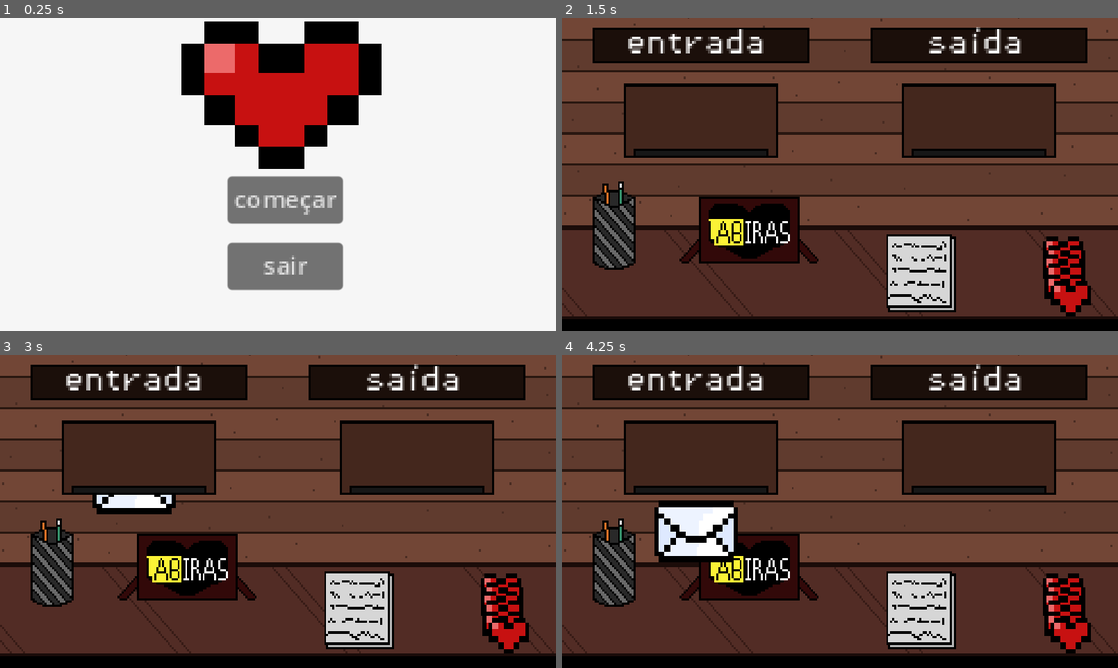
Above: before the commit, frames 1-4 (two rows, left to right).
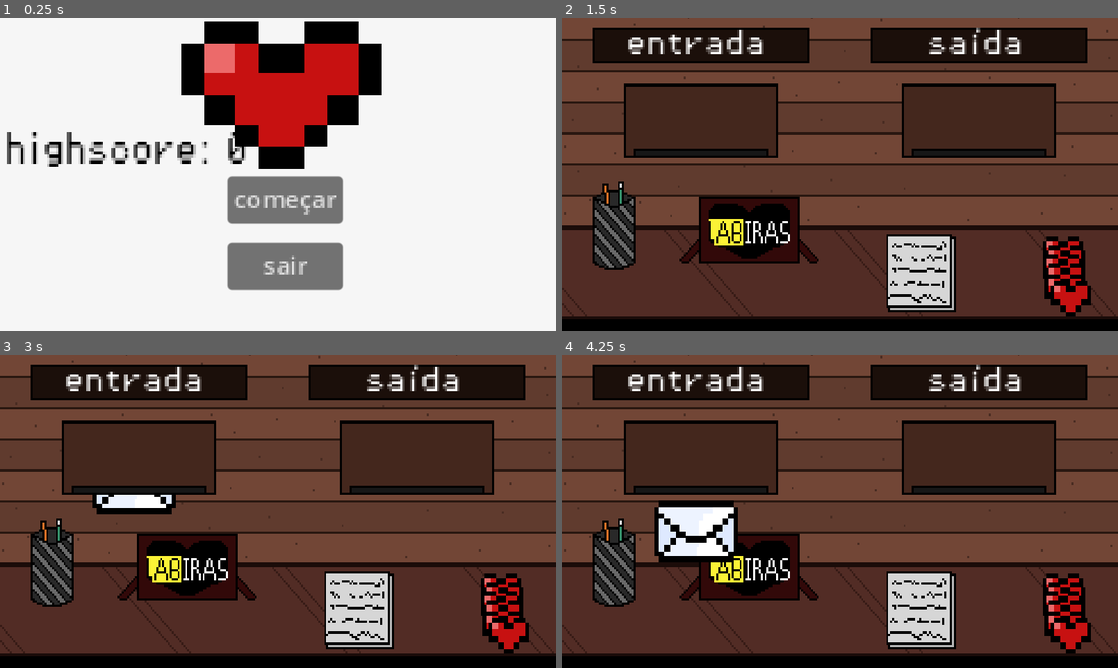
Above: after the commit, the same moments.

Repository: SoaresDavidson/CUPID.inc
Game: Godot game, scene res://scenes/menu.tscn
Same seed, same stepped clock (60 frames per second), same inputs: the game is played once before the commit and once after it.
Inputs:
- Up to frame 1 (0.25 s): no input
- Up to frame 2 (1.5 s): click "começar" at 0.5 s; tap Enter at 1.25 s; hold Up (ui_up) from 1.28 s (still down)
- Up to frame 3 (3 s): tap Space at 2 s; release Up (ui_up) at 2.03 s; hold Down (ui_down) 2.03-2.78 s; tap Enter at 2.75 s; hold Up (ui_up) from 2.78 s (still down)
- Up to frame 4 (4.25 s): keep holding Up (ui_up)

The runs differ from the first frame. In frame 1, 1.7% of the frame differs, in the area x 1-45%, y 36-48%; in frame 2, 0.5%; in frame 3, 0.5%; in frame 4, 0.5%.

Commit message:
resto do jogo

Diff:
--- a/global_vars.gd
+++ b/global_vars.gd
@@ -4,5 +4,6 @@
 var playing:int = 1 #se for 1 o mundo se mexe quando o jogador morre vai ser setado pra 0 dando efeito de que a carta parou de voar
 var pontos:int = 0
 var dia:float = 1 #os dois são float pra fazer divisão racional
-var dificuldade:float = 0 + dia #valor provisorio pegar do papers please
-var meta = 5*dificuldade
+var dificuldade:float = 1 #valor provisorio pegar do papers please
+var meta = 5
+var highscore = 0
--- a/scenes/menu.tscn
+++ b/scenes/menu.tscn
@@ -1,7 +1,8 @@
-[gd_scene load_steps=3 format=3 uid="uid://b4qyxc7ldpnhc"]
+[gd_scene load_steps=4 format=3 uid="uid://b4qyxc7ldpnhc"]
 
 [ext_resource type="Script" path="res://script/menu.gd" id="1_7e1da"]
 [ext_resource type="Texture2D" uid="uid://b75kbulbh2a2t" path="res://assets/interface.png" id="1_165gq"]
+[ext_resource type="FontFile" uid="uid://fenv4xgdmyyy" path="res://placeholders/fonts/PixelOperator8.ttf" id="3_qqr6m"]
 
 [node name="Menu" type="Control"]
 layout_mode = 3
@@ -29,6 +30,18 @@
 offset_bottom = 42.5246
 scale = Vector2(0.5, 0.5)
 
+[node name="Label2" type="Label" parent="."]
+layout_mode = 0
+offset_left = 18.1233
+offset_top = 12.5796
+offset_right = 150.123
+offset_bottom = 35.5796
+scale = Vector2(0.205199, 0.295885)
+theme_override_colors/font_color = Color(0, 0, 0, 1)
+theme_override_fonts/font = ExtResource("3_qqr6m")
+text = "highscore:
+"
+
 [node name="Button" type="Button" parent="."]
 layout_mode = 0
 offset_left = 46.7194
--- a/scenes/pontos.tscn
+++ b/scenes/pontos.tscn
@@ -1,96 +1,19 @@
-[gd_scene load_steps=19 format=3 uid="uid://bxkx6o3igldh"]
+[gd_scene load_steps=8 format=3 uid="uid://bxkx6o3igldh"]
 
-[ext_resource type="Texture2D" uid="uid://bogqs66qltu3m" path="res://assets/coin.png" id="1_0qprb"]
 [ext_resource type="PackedScene" uid="uid://bd5kqqfj6kl1e" path="res://enemys_scenes/enemys_of_love.tscn" id="1_5e2e4"]
 [ext_resource type="Script" path="res://script/pontos.gd" id="2_66627"]
 [ext_resource type="Script" path="res://script/HitBoxComponent.gd" id="3_2jwyp"]
+[ext_resource type="Texture2D" uid="uid://c5auxjadgayr7" path="res://assets/spritecoração.png" id="3_ingnr"]
 
-[sub_resource type="AtlasTexture" id="AtlasTexture_lcyfr"]
-atlas = ExtResource("1_0qprb")
-region = Rect2(0, 0, 16, 16)
+[sub_resource type="AtlasTexture" id="AtlasTexture_m760s"]
+atlas = ExtResource("3_ingnr")
+region = Rect2(0, 0, 21, 17)
 
-[sub_resource type="AtlasTexture" id="AtlasTexture_itxwp"]
-atlas = ExtResource("1_0qprb")
-region = Rect2(16, 0, 16, 16)
-
-[sub_resource type="AtlasTexture" id="AtlasTexture_lgvwq"]
-atlas = ExtResource("1_0qprb")
-region = Rect2(32, 0, 16, 16)
-
-[sub_resource type="AtlasTexture" id="AtlasTexture_vb4a3"]
-atlas = ExtResource("1_0qprb")
-region = Rect2(48, 0, 16, 16)
-
-[sub_resource type="AtlasTexture" id="AtlasTexture_dt02l"]
-atlas = ExtResource("1_0qprb")
-region = Rect2(64, 0, 16, 16)
-
-[sub_resource type="AtlasTexture" id="AtlasTexture_toghn"]
-atlas = ExtResource("1_0qprb")
-region = Rect2(80, 0, 16, 16)
-
-[sub_resource type="AtlasTexture" id="AtlasTexture_4h7ux"]
-atlas = ExtResource("1_0qprb")
-region = Rect2(96, 0, 16, 16)
-
-[sub_resource type="AtlasTexture" id="AtlasTexture_p8lwa"]
-atlas = ExtResource("1_0qprb")
-region = Rect2(112, 0, 16, 16)
-
-[sub_resource type="AtlasTexture" id="AtlasTexture_gv80p"]
-atlas = ExtResource("1_0qprb")
-region = Rect2(128, 0, 16, 16)
-
-[sub_resource type="AtlasTexture" id="AtlasTexture_qqxod"]
-atlas = ExtResource("1_0qprb")
-region = Rect2(144, 0, 16, 16)
-
-[sub_resource type="AtlasTexture" id="AtlasTexture_kpqhn"]
-atlas = ExtResource("1_0qprb")
-region = Rect2(160, 0, 16, 16)
-
-[sub_resource type="AtlasTexture" id="AtlasTexture_w3a4s"]
-atlas = ExtResource("1_0qprb")
-region = Rect2(176, 0, 16, 16)
-
-[sub_resource type="SpriteFrames" id="SpriteFrames_76dwo"]
+[sub_resource type="SpriteFrames" id="SpriteFrames_6kf0i"]
 animations = [{
 "frames": [{
 "duration": 1.0,
-"texture": SubResource("AtlasTexture_lcyfr")
-}, {
-"duration": 1.0,
-"texture": SubResource("AtlasTexture_itxwp")
-}, {
-"duration": 1.0,
-"texture": SubResource("AtlasTexture_lgvwq")
-}, {
-"duration": 1.0,
-"texture": SubResource("AtlasTexture_vb4a3")
-}, {
-"duration": 1.0,
-"texture": SubResource("AtlasTexture_dt02l")
-}, {
-"duration": 1.0,
-"texture": SubResource("AtlasTexture_toghn")
-}, {
-"duration": 1.0,
-"texture": SubResource("AtlasTexture_4h7ux")
-}, {
-"duration": 1.0,
-"texture": SubResource("AtlasTexture_p8lwa")
-}, {
-"duration": 1.0,
-"texture": SubResource("AtlasTexture_gv80p")
-}, {
-"duration": 1.0,
-"texture": SubResource("AtlasTexture_qqxod")
-}, {
-"duration": 1.0,
-"texture": SubResource("AtlasTexture_kpqhn")
-}, {
-"duration": 1.0,
-"texture": SubResource("AtlasTexture_w3a4s")
+"texture": SubResource("AtlasTexture_m760s")
 }],
 "loop": true,
 "name": &"default",
@@ -101,18 +24,18 @@
 radius = 5.0
 
 [node name="Pontos" instance=ExtResource("1_5e2e4")]
-scale = Vector2(3, 3)
+scale = Vector2(2.5, 2.5)
 script = ExtResource("2_66627")
 
 [node name="AnimatedSprite2D" parent="." index="0"]
-sprite_frames = SubResource("SpriteFrames_76dwo")
+sprite_frames = SubResource("SpriteFrames_6kf0i")
 autoplay = "default"
-frame_progress = 0.215262
 
 [node name="MoveComponent" parent="." index="1"]
 velocity = Vector2(-80, 0)
 
 [node name="HitBoxComponent" parent="." index="2"]
+scale = Vector2(2.26223, 1.74161)
 script = ExtResource("3_2jwyp")
 
 [node name="CollisionShape2D" type="CollisionShape2D" parent="HitBoxComponent" index="0"]
--- a/script/background.gd
+++ b/script/background.gd
@@ -17,8 +17,8 @@
 func _process(delta):
 	#A velocidade do cenário é calculada a partir do dia e da dificuldade
 	#nuvens.motion_offset.x -= dificuldade * speed * delta * GlobalVars.playing
-	nuvens.motion_offset.x -=  (GlobalVars.speed_background/2) * dificuldade * delta * GlobalVars.playing
-	predios_longe.motion_offset.x -= (GlobalVars.speed_background/4) * dificuldade * delta * GlobalVars.playing
-	predios_perto.motion_offset.x -= GlobalVars.speed_background * dificuldade * delta * GlobalVars.playing
+	nuvens.motion_offset.x -=  2.5 * (GlobalVars.speed_background/2) * dificuldade * delta * GlobalVars.playing
+	predios_longe.motion_offset.x -= 2.5 * (GlobalVars.speed_background/4) * dificuldade * delta * GlobalVars.playing
+	predios_perto.motion_offset.x -= 2.5 * GlobalVars.speed_background * dificuldade * delta * GlobalVars.playing
 
 	score_label.text = "meta: " + str(GlobalVars.pontos) +"/" + str(GlobalVars.meta)
--- a/script/enemy_generator.gd
+++ b/script/enemy_generator.gd
@@ -18,9 +18,9 @@
 
 func _ready():
 
-	if dificuldade > 3:
+	if dificuldade >= 2:
 		pombo_timer.process_mode = Node.PROCESS_MODE_INHERIT
-	if dificuldade > 6:
+	if dificuldade >= 3:
 		drone_timer.process_mode = Node.PROCESS_MODE_INHERIT
 
 	pombo_timer.timeout.connect(spawn_component.spawn.bind(POMBO, pombo_timer, 2.0))
--- a/script/enemys_of_love.gd
+++ b/script/enemys_of_love.gd
@@ -4,7 +4,7 @@
 @onready var move_component = $MoveComponent
 
 
-var dificuldade = GlobalVars.dificuldade
+var dificuldade = GlobalVars.dificuldade * 2.5
 var dia = GlobalVars.dia
 # Called when the node enters the scene tree for the first time.
 func _ready():
--- a/script/main.gd
+++ b/script/main.gd
@@ -10,6 +10,9 @@
 signal personalidade
 
 func _ready():
+	GlobalVars.dificuldade = 1
+	GlobalVars.pontos = 0
+	GlobalVars.meta = 5
 	await get_tree().create_timer(2.0).timeout
 	animation_player.play("chegando")
 
@@ -34,13 +37,13 @@
 		if destinatario_grupo[i] not in remetente_grupo:
 			GlobalVars.dificuldade += 1
 
-	print(GlobalVars.dificuldade)
+	GlobalVars.meta *= GlobalVars.dificuldade
 
 	remetente.text= "eu sou:\n"+str(person_remetente[0])+"\n"+str(person_remetente[1])+"\n"+str(person_remetente[2])+"\n"+str(person_remetente[3])+"\n"
 	destinatario.text = "meu amor e:\n"+str(person_destinatario[0])+"\n"+str(person_destinatario[1])+"\n"+str(person_destinatario[2])+"\n"+str(person_destinatario[3])+"\n"
 
 var person = [
-	[0,1,2,3],#person[0]
+	["a","B","c","d"],#person[0]
 	[4,5,6,7],#person[1]
 	[8,9,10,11],#person[2]
 	[12,13,14,15]#person[3]
--- a/script/menu.gd
+++ b/script/menu.gd
@@ -1,7 +1,10 @@
 extends Control
+
+@onready var label_2 = $Label2
 
 func _ready():
 	GlobalVars.playing = 1
+	label_2.text = "highscore: " + str(GlobalVars.highscore)
 
 func _on_button_pressed():
 	get_tree().change_scene_to_file("res://scenes/jogo_2.tscn")
--- a/script/space_shooter.gd
+++ b/script/space_shooter.gd
@@ -7,6 +7,7 @@
 func _process(delta):
 	if GlobalVars.pontos >= GlobalVars.meta:
 		print("carta enviada")
+		GlobalVars.highscore += GlobalVars.pontos
 		get_tree().change_scene_to_file("res://scenes/jogo_2.tscn")
 
 func _on_button_pressed():
